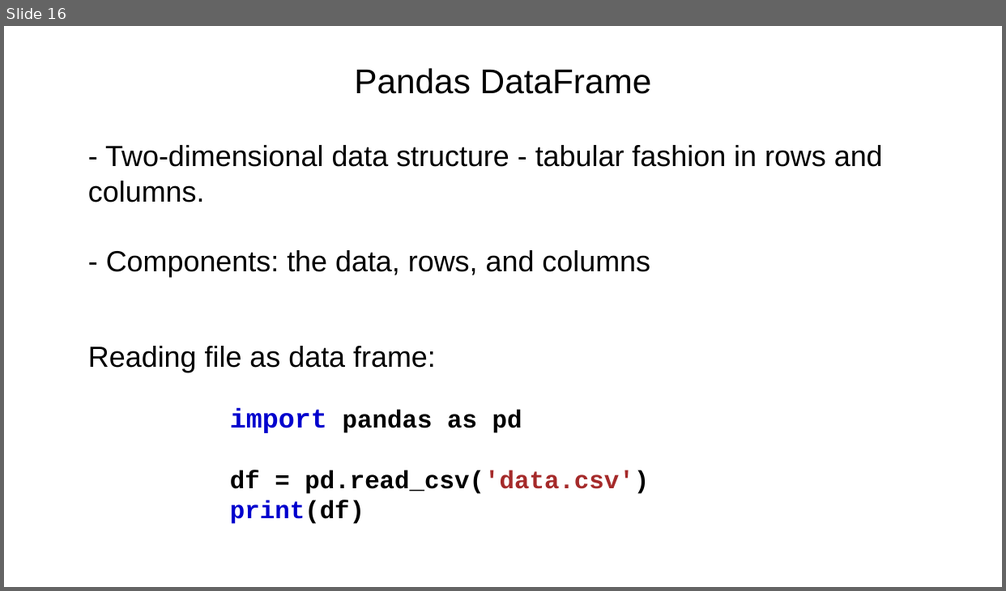
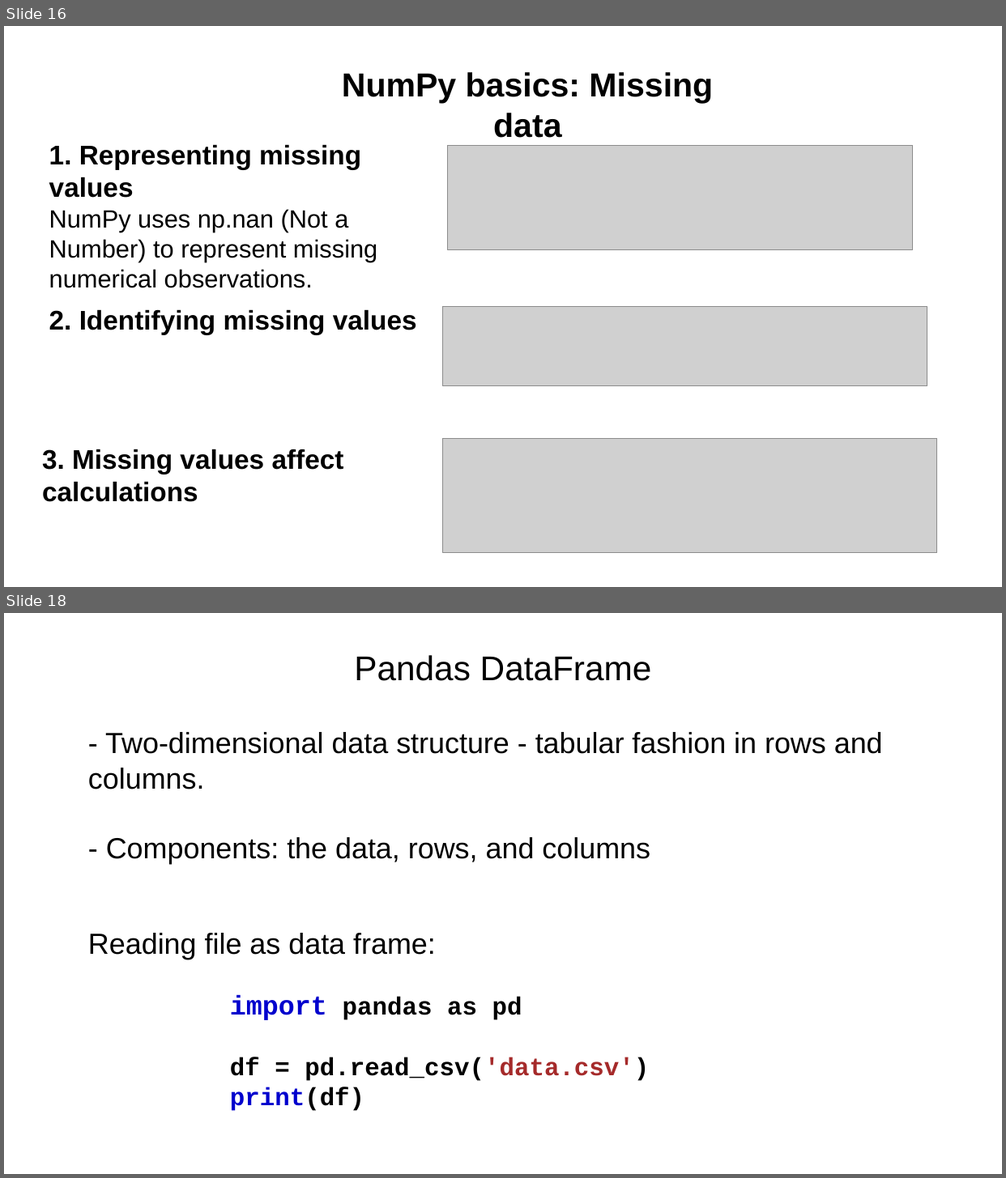
Before and after one commit to tparchman/F26_BIOL792, a slide deck: week11_python_pandas_numpyI/python11_numpy_pandas.pptx. Shown one above the other, each under a label of ours: slide 16 before the commit, slides 16 and 18 after it; the slides between them are not shown. The pictures are 1006x591 and 1006x1178 pixels, drawn with LibreOffice and Linux fonts; fonts in the diff are those of the drawing; grey boxes stand for pictures. Boxes give left, top, right and bottom in pixels: in the first picture for what was removed or moved away, otherwise in the second. Text is boxed around its words. In the diff, an @@ line names an element or a change of style, - is before the commit and + after.

```diff
--- a/week11_python_pandas_numpyI/python11_numpy_pandas.pptx
+++ b/week11_python_pandas_numpyI/python11_numpy_pandas.pptx
@@ slide 16 added at box(4, 26, 1002, 587), background #FFFFFF @@
@@ text added at box(342, 72, 713, 138), 32 pt, text #000000, bold @@
+NumPy basics: Missing data
@@ text added at box(49, 144, 377, 288), 24 pt, text #000000 @@
+1. Representing missing values
+NumPy uses np.nan (Not a Number) to represent missing numerical observations.
@@ picture added at box(447, 145, 913, 249) @@
@@ text added at box(49, 310, 417, 335), 26 pt, text #000000, bold @@
+2. Identifying missing values
@@ picture added at box(443, 307, 927, 386) @@
@@ picture added at box(443, 438, 937, 553) @@
@@ text added at box(42, 449, 344, 502), 26 pt, text #000000, bold @@
+3. Missing values affect calculations
@@ what was slide 16 is now slide 18 @@
```
Also in this commit, not shown: 7 slides changed, 7 other slides added, 6 slides removed, 1 other file.
